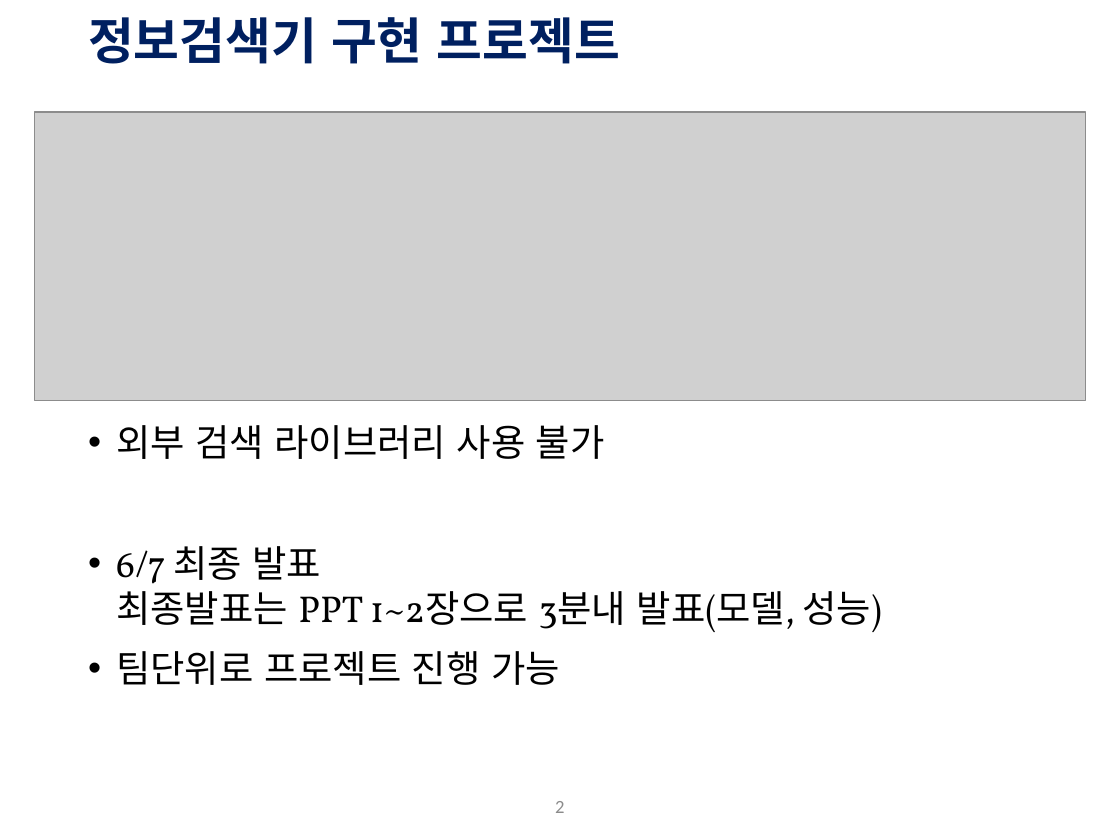
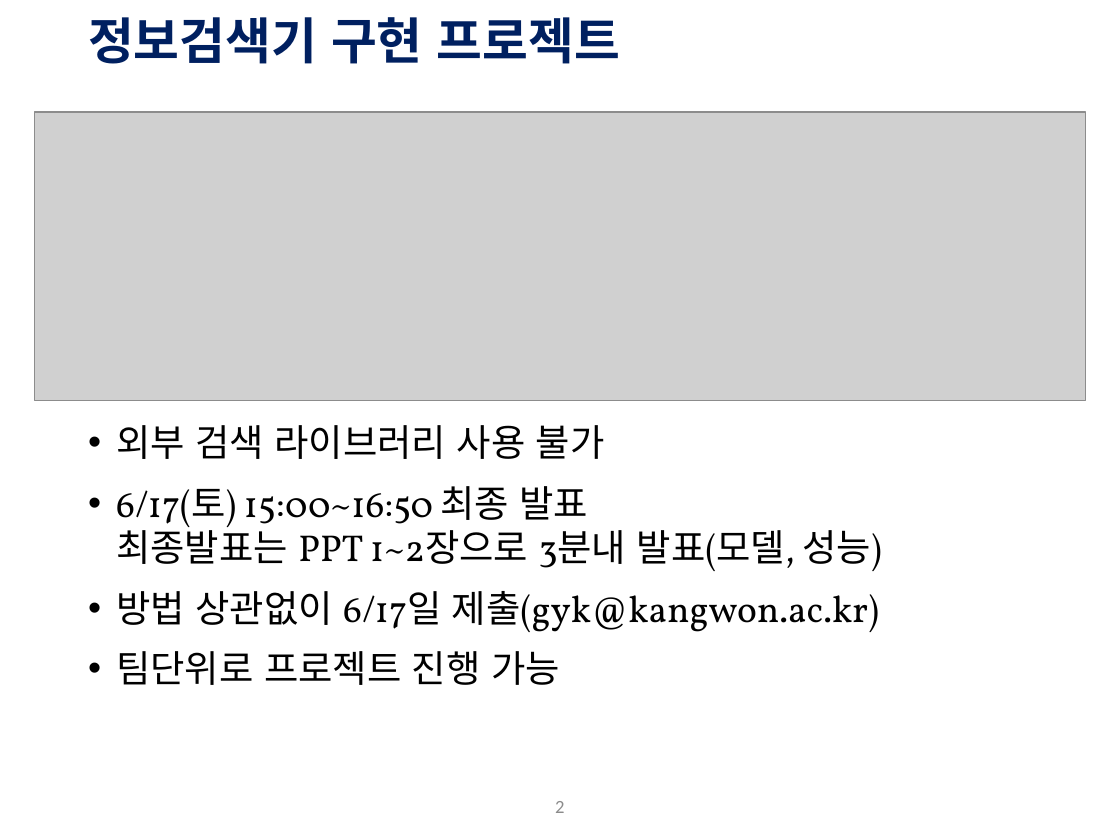
Before and after one commit to Hagazzusa/gykim.github.io, a slide deck: slide 2 of data/project_notice.pptx. Drawn at 1120x840 pixels with LibreOffice and Linux fonts; fonts in the diff are those of the drawing; grey boxes stand for pictures; background and template pictures are left out. Boxes give left, top, right and bottom in pixels: in the first picture for what was removed or moved away, otherwise in the second. Text is boxed around its words. In the diff, an @@ line names an element or a change of style, - is before the commit and + after.

```diff
--- a/data/project_notice.pptx
+++ b/data/project_notice.pptx
@@ text at (x1=116, y1=486, x2=882, y2=632): text changed @@
-• 6/7 최종 발표
-  최종발표는 PPT 1~2장으로 3분내 발표(모델, 성능)
+• 6/17(토) 15:00~16:50 최종 발표
+  최종발표는 PPT 1~2장으로 3분내 발표(모델, 성능)
+• 방법 상관없이 6/17일 제출(gyk@kangwon.ac.kr)
```
Also in this commit, not shown: 3 other files.
